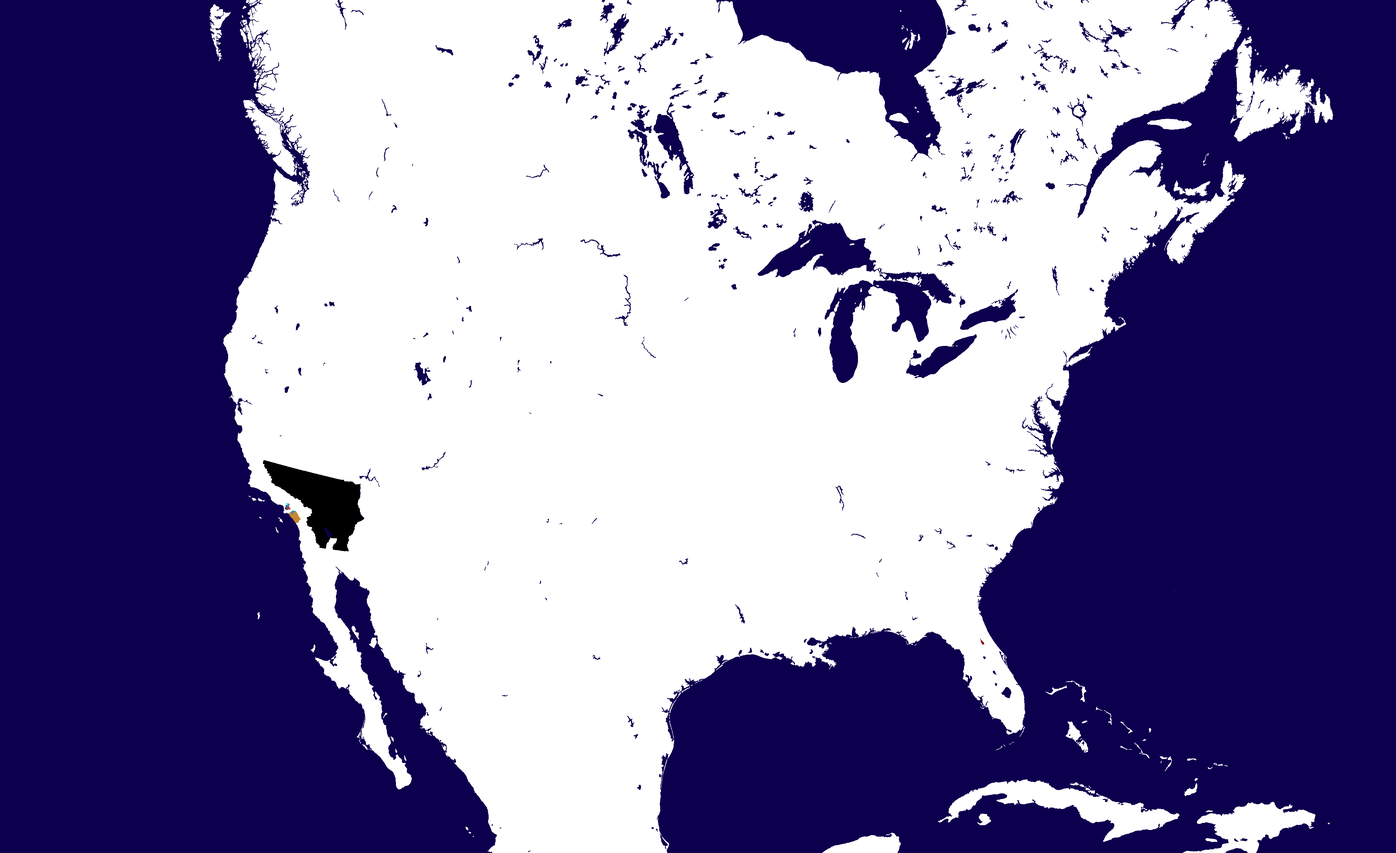
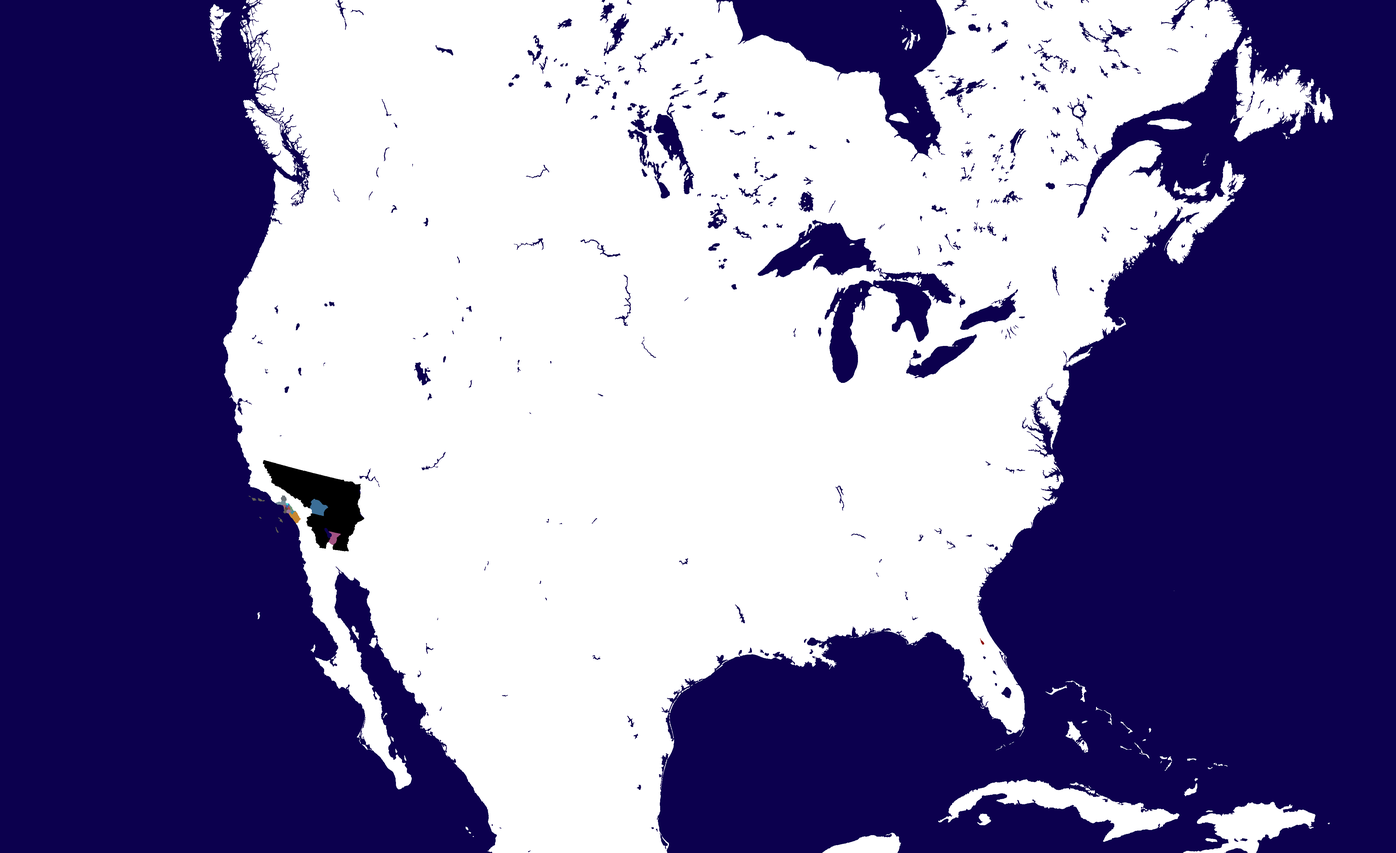
Layers edited between the first and the second 1396 × 853 image:
painted on "Layer 3" over [248, 495, 341, 546]
